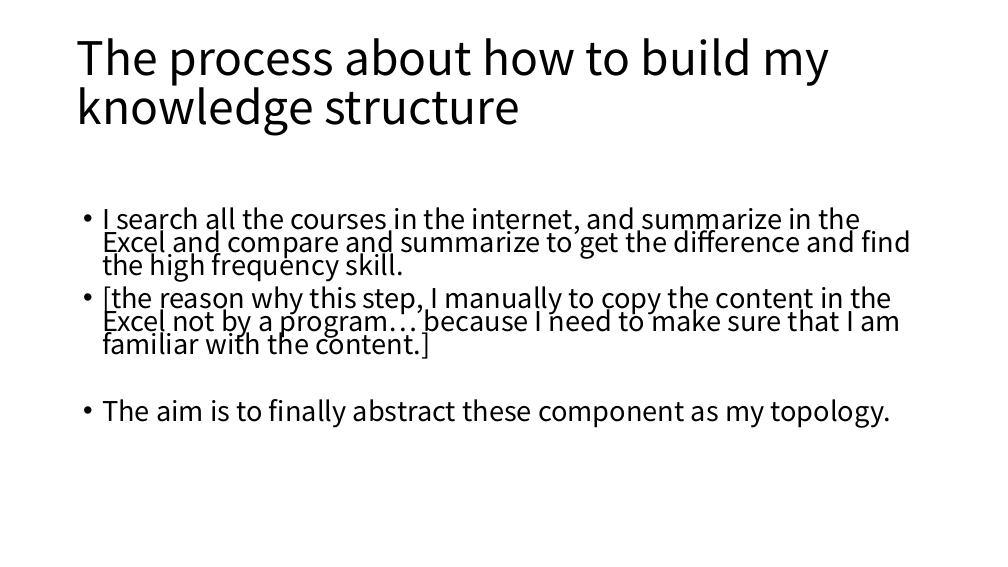
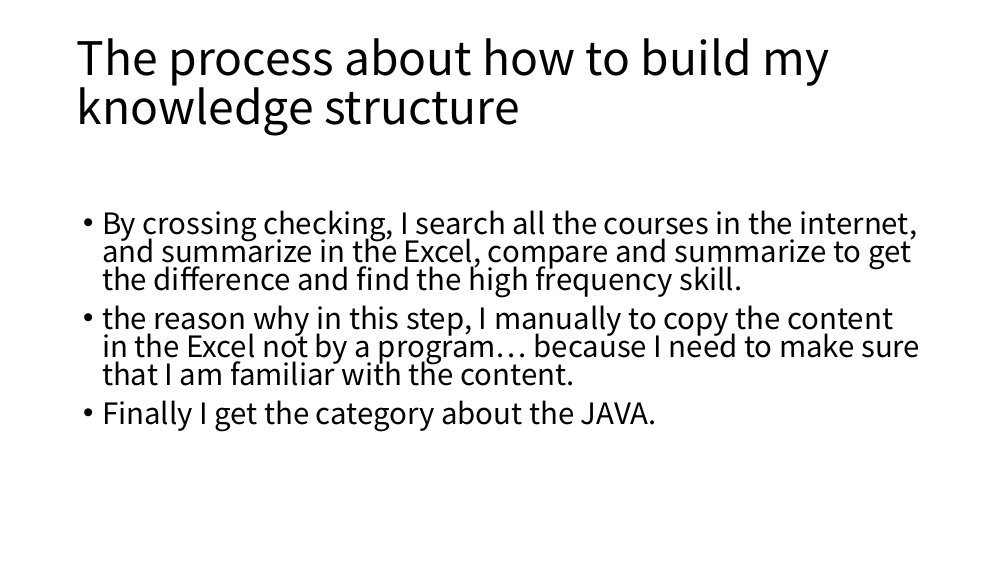
Before and after one commit to zicheng-pan/python-requestforlagou, a slide deck: slide 8 of New Microsoft PowerPoint 演示文稿.pptx (slide 6 before the commit). Drawn at 1008x567 pixels with LibreOffice and Linux fonts; fonts in the diff are those of the drawing. Boxes give left, top, right and bottom in pixels: in the first picture for what was removed or moved away, otherwise in the second. Text is boxed around its words. In the diff, an @@ line names an element or a change of style, - is before the commit and + after.

Commit message:
add ppt and excel

```diff
--- a/New Microsoft PowerPoint 演示文稿.pptx
+++ b/New Microsoft PowerPoint 演示文稿.pptx
@@ text at (102, 210, 920, 432): text changed; size 25.9 to 28 pt @@
-• I search all the courses in the internet, and summarize in the Excel and compare and summarize to get the difference and find the high frequency skill.
-• [the reason why this step, I manually to copy the content in the Excel not by a program… because I need to make sure that I am familiar with the content.]
-• The aim is to finally abstract these component as my topology.
+• By crossing checking, I search all the courses in the internet, and summarize in the Excel, compare and summarize to get the difference and find the high frequency skill.
+• the reason why in this step, I manually to copy the content in the Excel not by a program… because I need to make sure that I am familiar with the content.
+• Finally I get the category about the JAVA.
```
Also in this commit, not shown: 3 other slides changed, 5 slides added, 1 other file.
